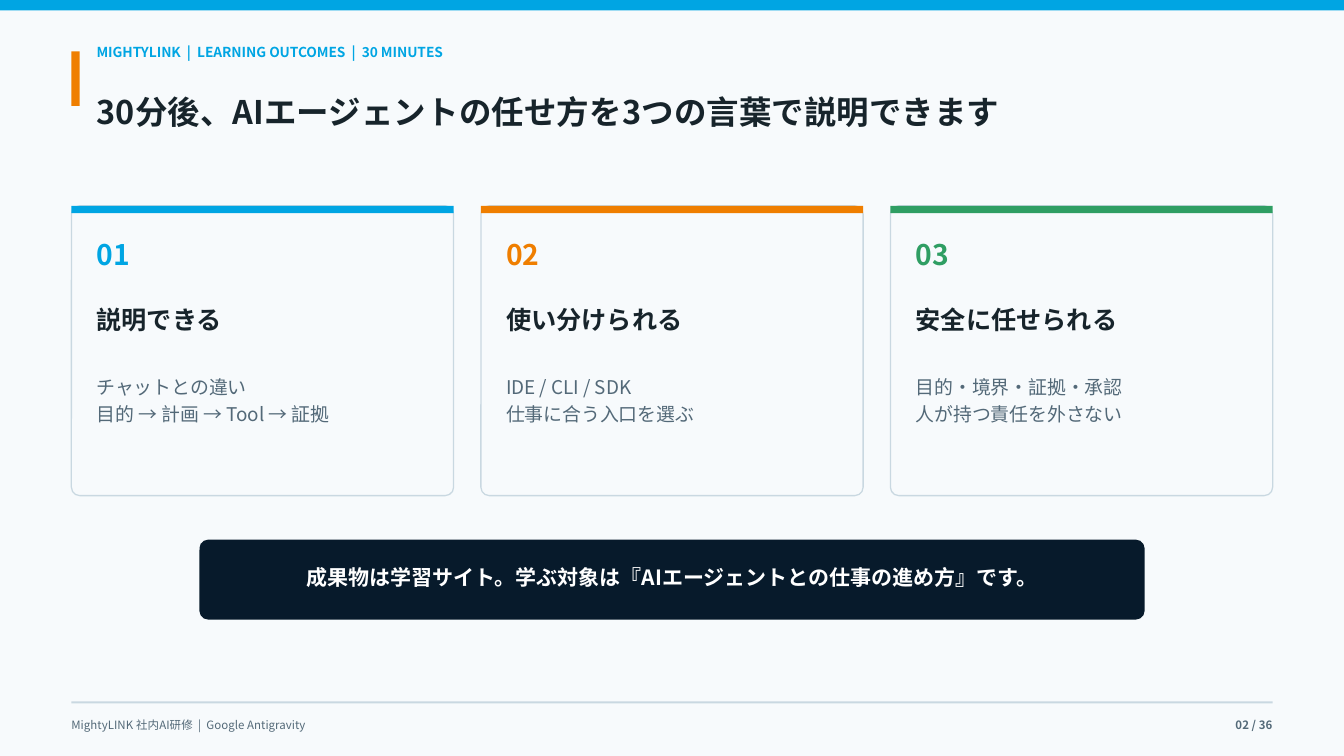
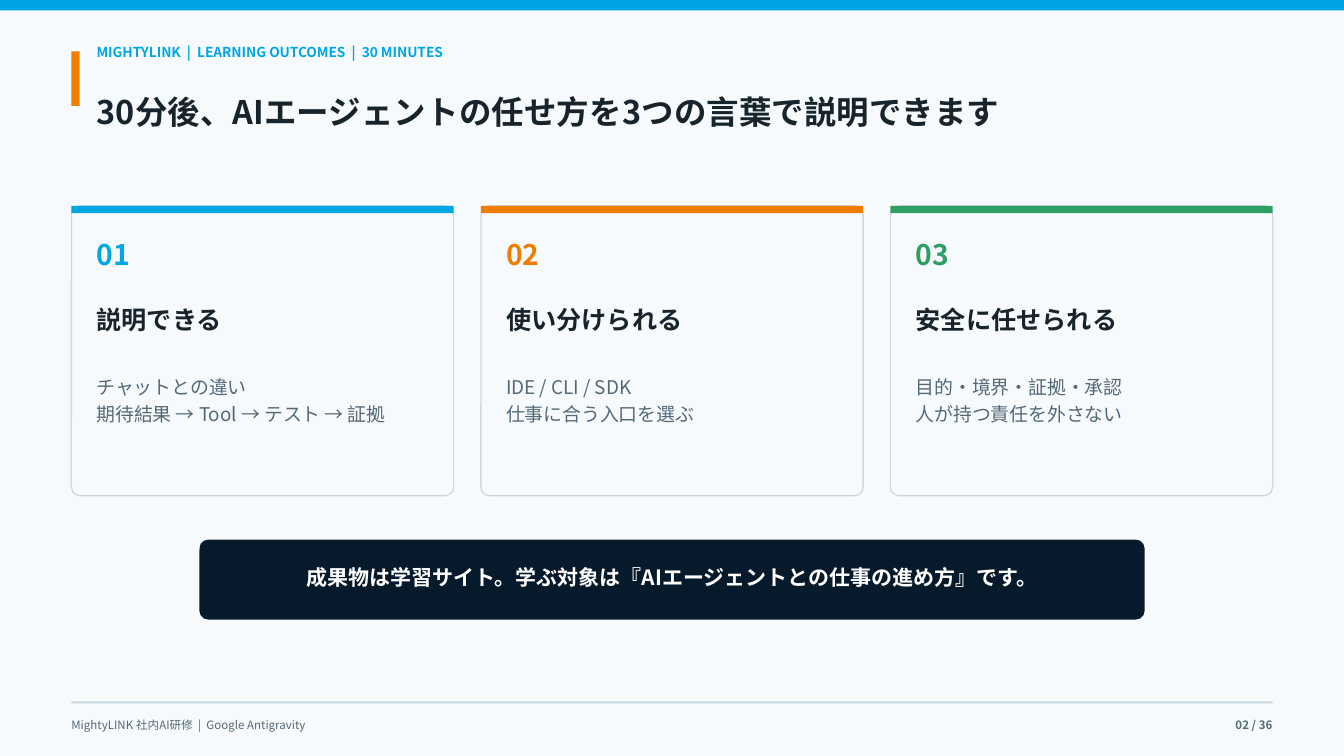
Before and after one commit to kanta13jp1/mighty-link-ai-connect, a slide deck: slide 2 of exports/knowledge_flow/mighty_skill_bridge_antigravity_user_guide_2026.pptx. Drawn at 1344x756 pixels with LibreOffice and Linux fonts; fonts in the diff are those of the drawing. Boxes give left, top, right and bottom in pixels: in the first picture for what was removed or moved away, otherwise in the second. Text is boxed around its words. In the diff, an @@ line names an element or a change of style, - is before the commit and + after.

```diff
--- a/exports/knowledge_flow/mighty_skill_bridge_antigravity_user_guide_2026.pptx
+++ b/exports/knowledge_flow/mighty_skill_bridge_antigravity_user_guide_2026.pptx
@@ text at <box>97,405,386,423</box>: text changed @@
-目的 → 計画 → Tool → 証拠
+期待結果 → Tool → テスト → 証拠
```
Also in this commit, not shown: 14 other slides changed, 1 slide added, 1 slide removed, 15 other files.
